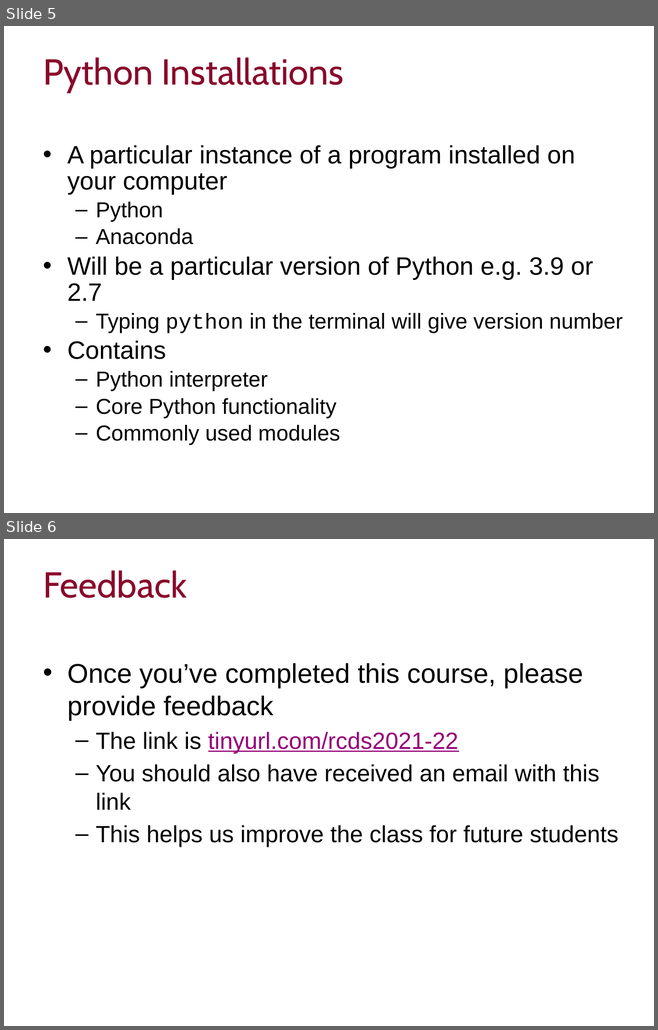
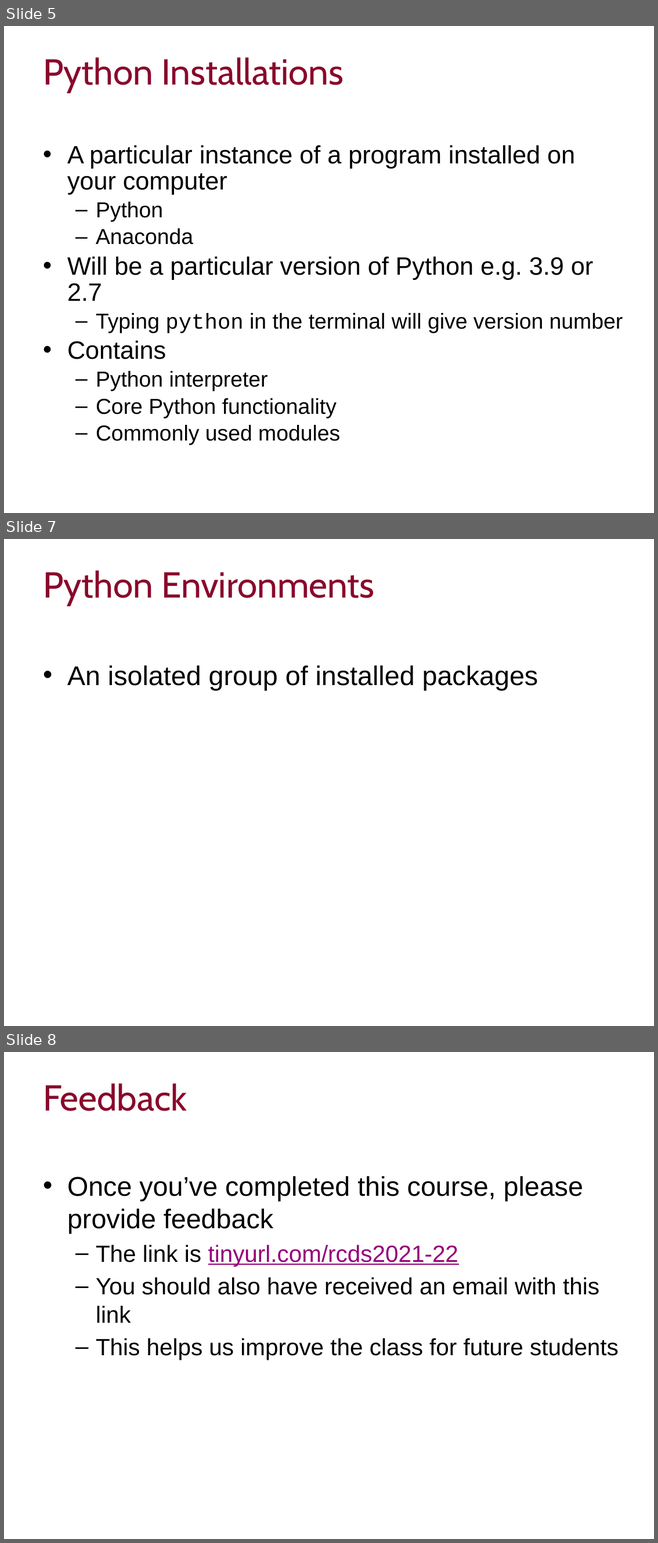
Before and after one commit to ImperialCollegeLondon/RCDS-managing-and-running-python-effectively, a slide deck: Kernels Environments Packages and Running Python Slides.pptx. Shown one above the other, each under a label of ours: slides 5 and 6 before the commit, slides 5, 7 and 8 after it; the slides between them are not shown. The pictures are 658x1030 and 658x1543 pixels, drawn with LibreOffice and Linux fonts; fonts in the diff are those of the drawing; background and template pictures are left out. Boxes give left, top, right and bottom in pixels: in the first picture for what was removed or moved away, otherwise in the second. Text is boxed around its words. In the diff, an @@ line names an element or a change of style, - is before the commit and + after.

```diff
--- a/Kernels Environments Packages and Running Python Slides.pptx
+++ b/Kernels Environments Packages and Running Python Slides.pptx
@@ slide 7 added at [4, 539, 654, 1026], background #FFFFFF @@
@@ title added at [43, 570, 374, 606], 40 pt, text #89092B @@
+Python Environments
@@ text added at [67, 665, 538, 690], 30 pt, text #000000 @@
+• An isolated group of installed packages
@@ what was slide 6 is now slide 8 @@
```
Also in this commit, not shown: 1 other slide added.
